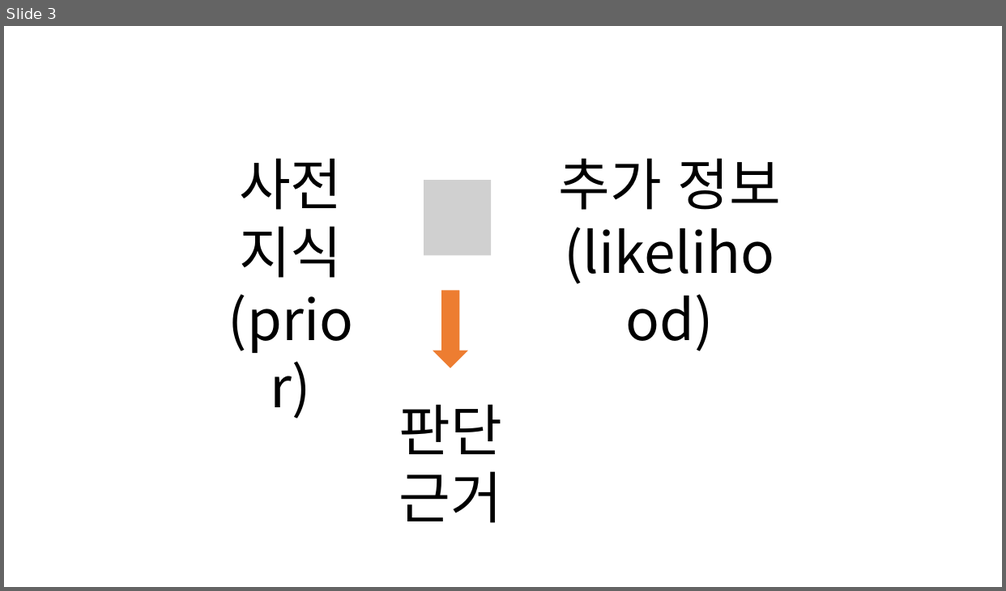
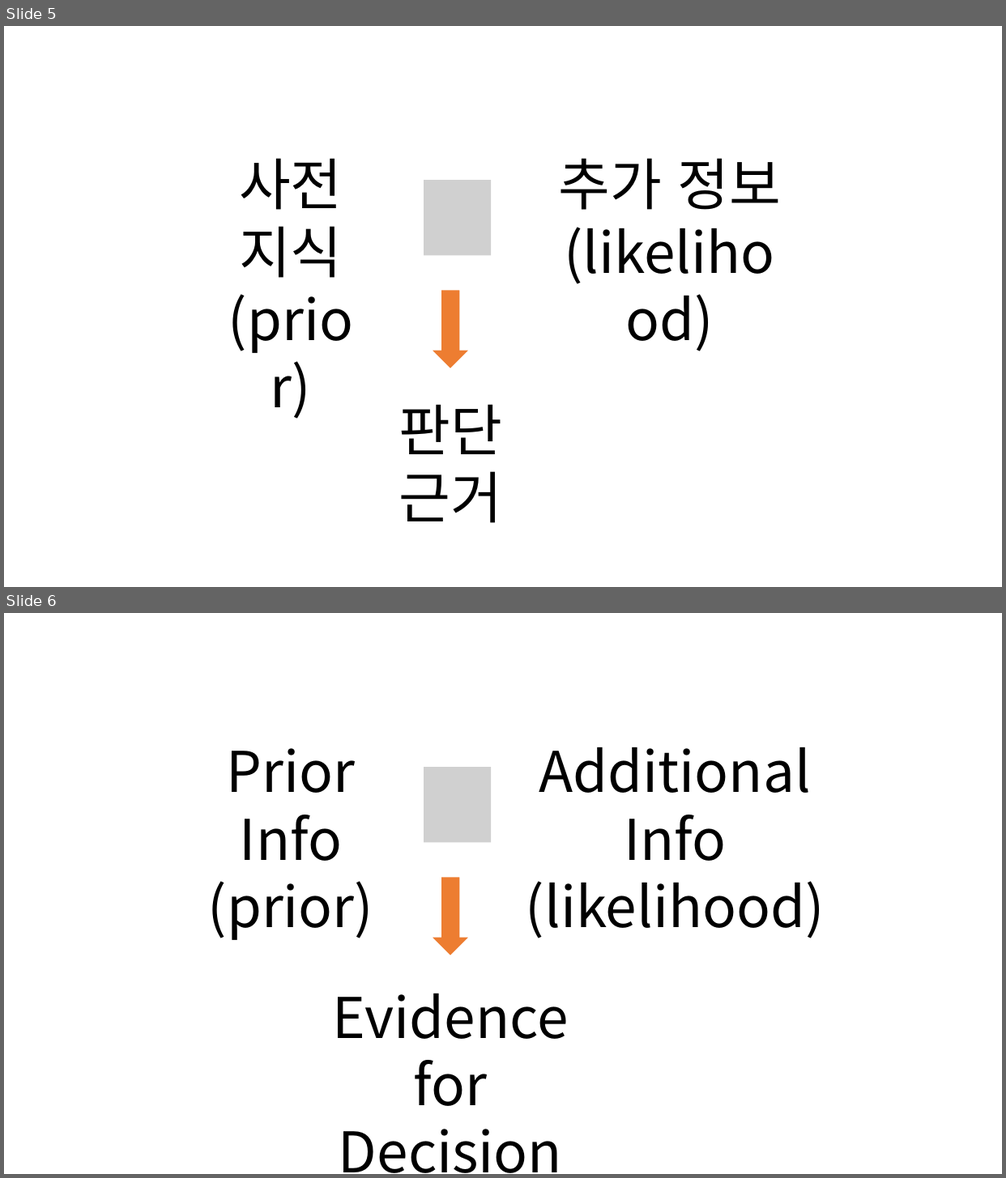
Before and after one commit to answeredbyablemind/answeredbyablemind.github.io, a slide deck: pics/2020-08-04-naive_bayes/pics.pptx. Shown one above the other, each under a label of ours: slide 3 before the commit, slides 5 and 6 after it. The pictures are 1006x591 and 1006x1178 pixels, drawn with LibreOffice and Linux fonts; fonts in the diff are those of the drawing; grey boxes stand for pictures. Boxes give left, top, right and bottom in pixels: in the first picture for what was removed or moved away, otherwise in the second. Text is boxed around its words. In the diff, an @@ line names an element or a change of style, - is before the commit and + after.

```diff
--- a/pics/2020-08-04-naive_bayes/pics.pptx
+++ b/pics/2020-08-04-naive_bayes/pics.pptx
@@ slide 6 added at bbox=[4, 613, 1002, 1174], background #FFFFFF @@
@@ text added at bbox=[208, 748, 374, 940], 54 pt, text #000000 @@
+Prior Info
+(prior)
@@ text added at bbox=[526, 747, 825, 939], 54 pt, text #000000 @@
+Additional Info
+(likelihood)
@@ picture added at bbox=[424, 767, 492, 843] @@
@@ down arrow added at bbox=[431, 876, 471, 956], fill #ED7D31, outline #FFFFFF 1.5 pt @@
@@ text added at bbox=[333, 994, 569, 1174], 54 pt, text #000000 @@
+Evidence
+for Decision
@@ what was slide 3 is now slide 5 @@
```
Also in this commit, not shown: 2 other slides added, 6 other files.
